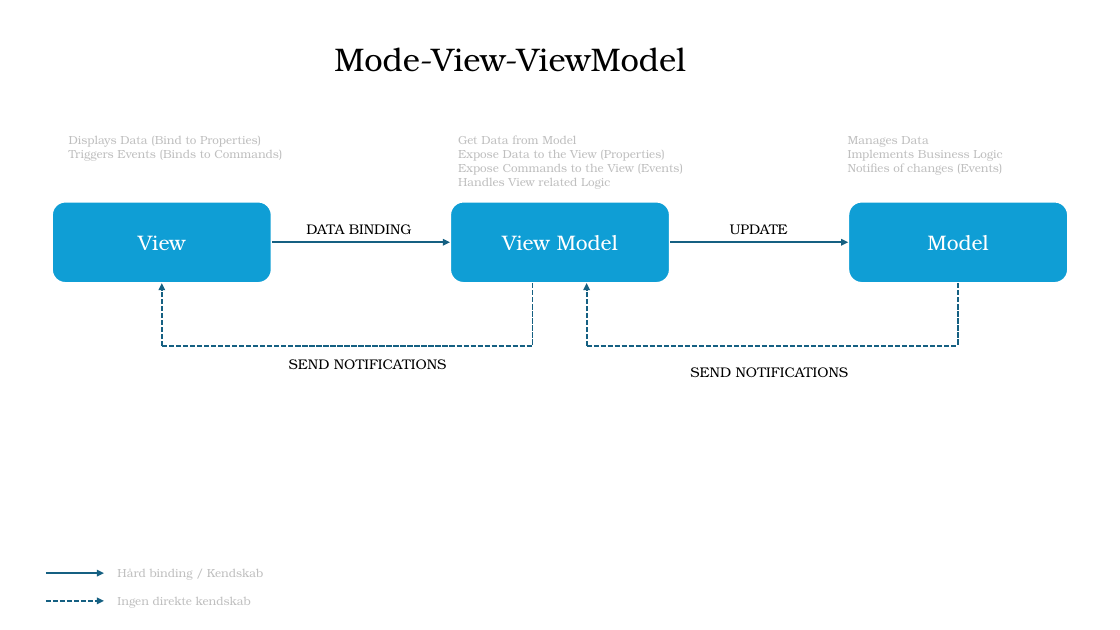
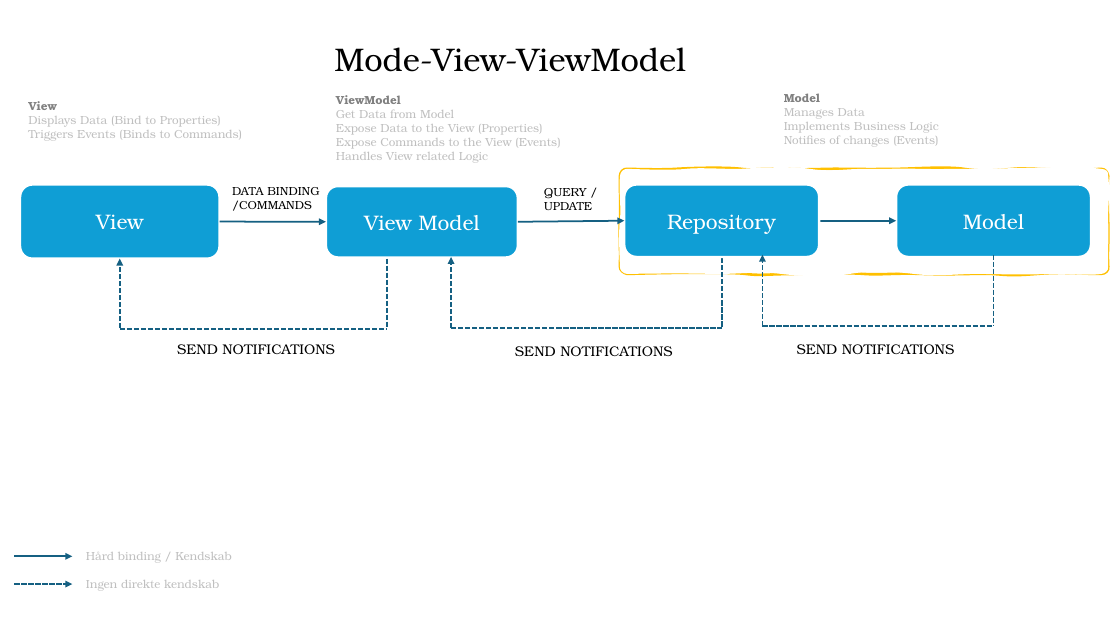
Before and after one commit to Greater10/ReEksamen, a slide deck: slide 1 of Documentation/Technical Documentation.pptx. Drawn at 1120x630 pixels with LibreOffice and Linux fonts; fonts in the diff are those of the drawing. Boxes give left, top, right and bottom in pixels: in the first picture for what was removed or moved away, otherwise in the second. Text is boxed around its words. In the diff, an @@ line names an element or a change of style, - is before the commit and + after.

```diff
--- a/Documentation/Technical Documentation.pptx
+++ b/Documentation/Technical Documentation.pptx
@@ text "ViewModel": place and size @@
-text "ViewModel" at [458,136,683,187]
+text "ViewModel" at [336,95,560,161]
@@ text "Model": place and size @@
-text "Model" at [848,136,1002,174]
+text "Model" at [784,93,939,145]
@@ text "View": place and size @@
-text "View" at [69,136,282,160]
+text "View" at [28,101,242,140]
@@ text at [28,101,57,110]: paragraph added @@
+View
@@ text at [336,95,401,104]: paragraph added @@
+ViewModel
@@ text at [784,93,820,102]: paragraph added @@
+Model
@@ freeform shape added at [620,169,1108,274], fill #FFFFFF, outline #FFC000 2.25 pt @@
@@ rounded rectangle "View": place and size @@
-rounded rectangle "View" at [52,202,272,283]
+rounded rectangle "View" at [20,185,219,259]
@@ text "DATA BINDING": place and size @@
-text "DATA BINDING" at [306,224,412,234]
+text "DATA BINDING" at [232,187,319,211]
@@ text at [232,200,312,211]: paragraph added @@
+/COMMANDS
@@ text at [232,187,319,195]: size 12 to 10 pt in "DATA BINDING" @@
@@ rounded rectangle "View Model": place and size @@
-rounded rectangle "View Model" at [450,202,670,283]
+rounded rectangle "View Model" at [326,187,518,258]
@@ text "QUERY /": place and size @@
-text "QUERY /" at [730,224,788,234]
+text "QUERY /" at [544,188,592,210]
@@ text at [544,188,587,199]: paragraph added @@
+QUERY /
@@ text at [544,202,592,210]: size 12 to 10 pt in "UPDATE" @@
@@ rounded rectangle added at [624,185,819,257], fill #0F9ED5, outline #FFFFFF 2 pt, 18 pt, text #FFFFFF @@
+Repository
@@ rounded rectangle "Model": place and size @@
-rounded rectangle "Model" at [849,202,1069,283]
+rounded rectangle "Model" at [897,185,1091,257]
@@ arrow moved from (272, 242) - (450, 242) to (219, 222) - (326, 222) @@
@@ arrow added from (518, 222) to (624, 221), #156082 1.5 pt @@
@@ arrow moved from (670, 242) - (849, 242) to (819, 221) - (897, 221) @@
@@ arrow moved from (162, 346) - (162, 283) to (120, 329) - (120, 259) @@
@@ line moved from (533, 283) - (533, 346) to (386, 259) - (386, 329) @@
@@ arrow moved from (586, 346) - (586, 283) to (451, 329) - (451, 257) @@
@@ line moved from (958, 283) - (958, 346) to (722, 251) - (722, 328) @@
@@ arrow added from (763, 326) to (763, 255), #156082 1.5 pt dashed @@
@@ line added from (994, 255) to (994, 326), #156082 1.5 pt dashed @@
@@ line moved from (162, 346) - (533, 346) to (120, 329) - (386, 329) @@
@@ line moved from (586, 346) - (957, 346) to (451, 329) - (722, 329) @@
@@ line added from (763, 326) to (994, 326), #156082 1.5 pt dashed @@
@@ text "SEND NOTIFICATIONS": place and size @@
-text "SEND NOTIFICATIONS" at [289,359,446,369]
+text "SEND NOTIFICATIONS" at [177,344,334,354]
@@ text "SEND NOTIFICATIONS": place and size @@
-text "SEND NOTIFICATIONS" at [690,367,848,377]
+text "SEND NOTIFICATIONS" at [515,346,672,356]
@@ text added at [797,344,954,354], 12 pt, text #000000 @@
+SEND NOTIFICATIONS
@@ 2 arrows, 1 text: place and size @@
-2 arrows, 1 text at [46,569,263,607]
+2 arrows, 1 text at [14,552,231,589]
```
Also in this commit, not shown: 2 other files.
